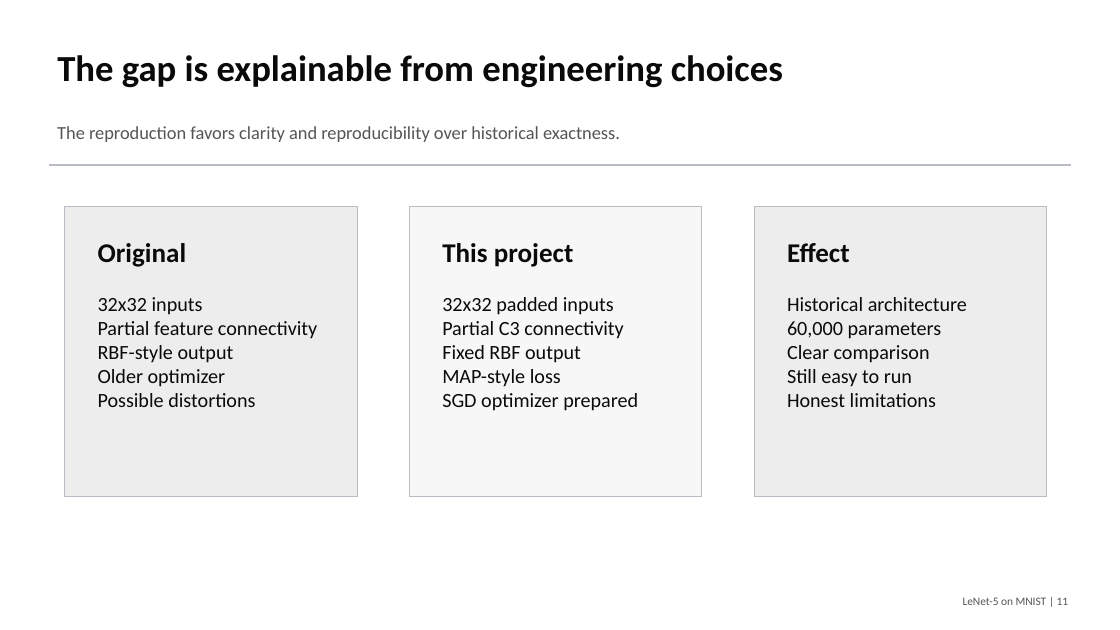
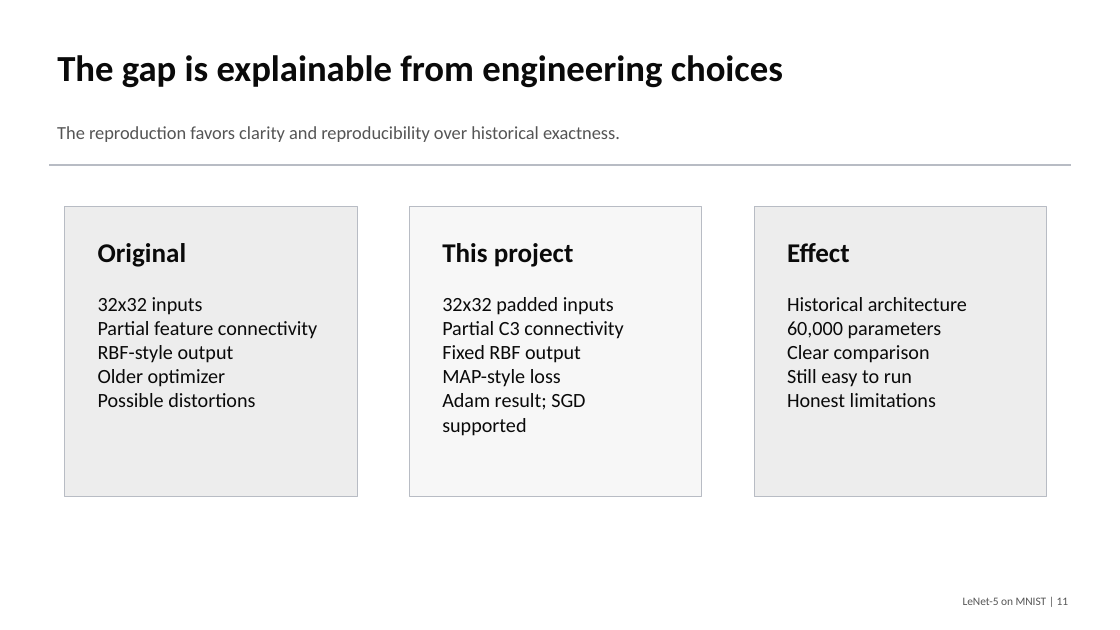
Before and after one commit to macbehnke/NN_funds_project, a slide deck: slide 11 of slides/LeNet5_MNIST_Final_Presentation.pptx. Drawn at 1120x630 pixels with LibreOffice and Linux fonts; fonts in the diff are those of the drawing. Boxes give left, top, right and bottom in pixels: in the first picture for what was removed or moved away, otherwise in the second. Text is boxed around its words. In the diff, an @@ line names an element or a change of style, - is before the commit and + after.

Commit message:
Clarify optimizer wording in presentation

```diff
--- a/slides/LeNet5_MNIST_Final_Presentation.pptx
+++ b/slides/LeNet5_MNIST_Final_Presentation.pptx
@@ text at [442, 393, 585, 436]: text changed @@
-SGD optimizer prepared
+Adam result; SGD supported
```
Also in this commit, not shown: 2 other slides changed, 1 other file.
